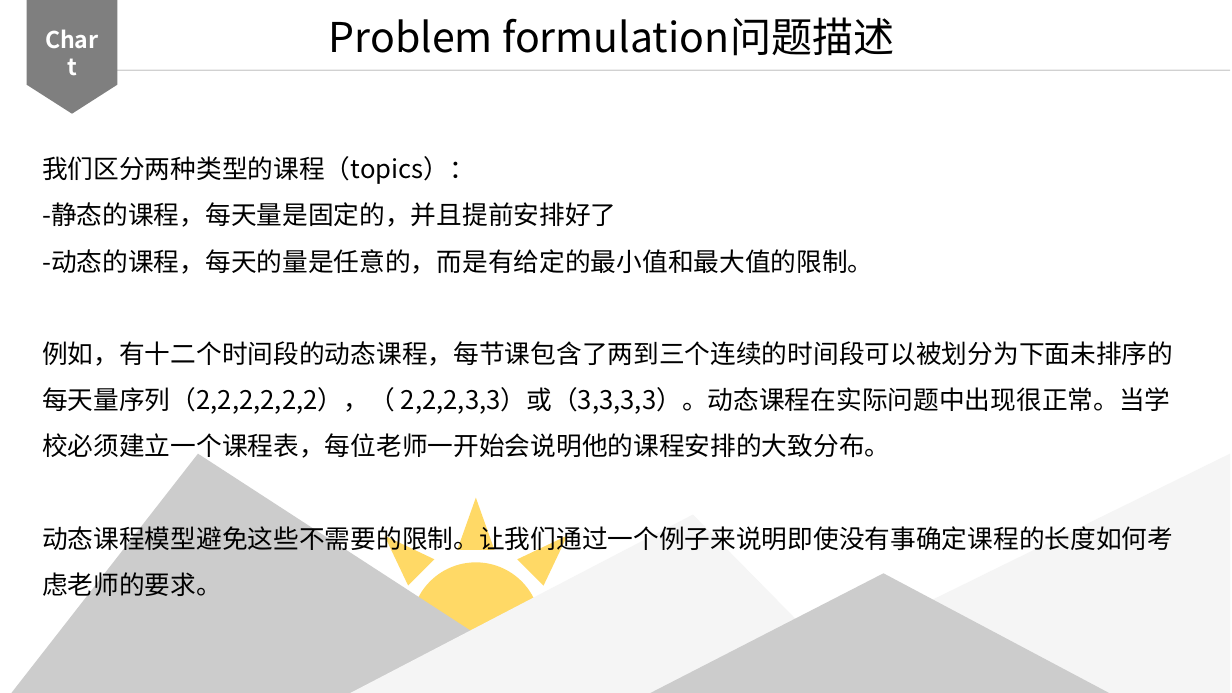
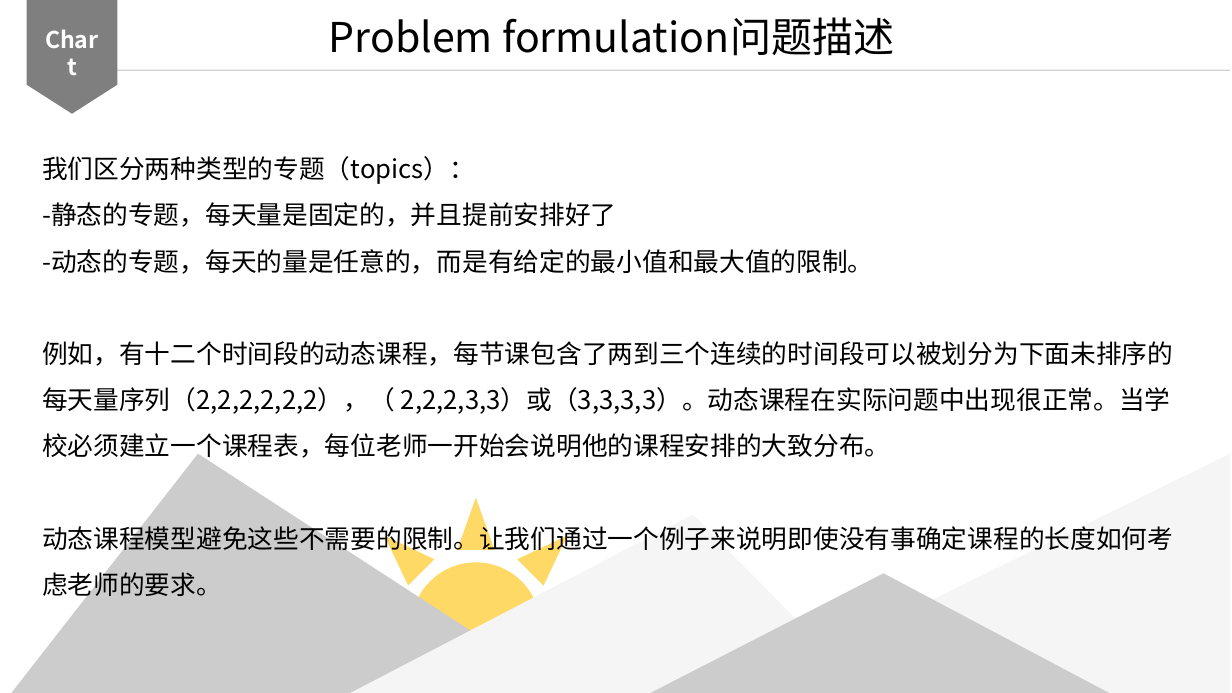
Before and after one commit to MXlwq/PaperAndTrans, a slide deck: slide 8 of 20160313.pptx. Drawn at 1232x693 pixels with LibreOffice and Linux fonts; fonts in the diff are those of the drawing. Boxes give left, top, right and bottom in pixels: in the first picture for what was removed or moved away, otherwise in the second. Text is boxed around its words. In the diff, an @@ line names an element or a change of style, - is before the commit and + after.

```diff
--- a/20160313.pptx
+++ b/20160313.pptx
@@ text at [42,156,874,274]: text changed @@
-我们区分两种类型的课程（topics）：
--静态的课程，每天量是固定的，并且提前安排好了
--动态的课程，每天的量是任意的，而是有给定的最小值和最大值的限制。
+我们区分两种类型的专题（topics）：
+-静态的专题，每天量是固定的，并且提前安排好了
+-动态的专题，每天的量是任意的，而是有给定的最小值和最大值的限制。
```
Also in this commit, not shown: 2 other slides changed, 1 other file.
